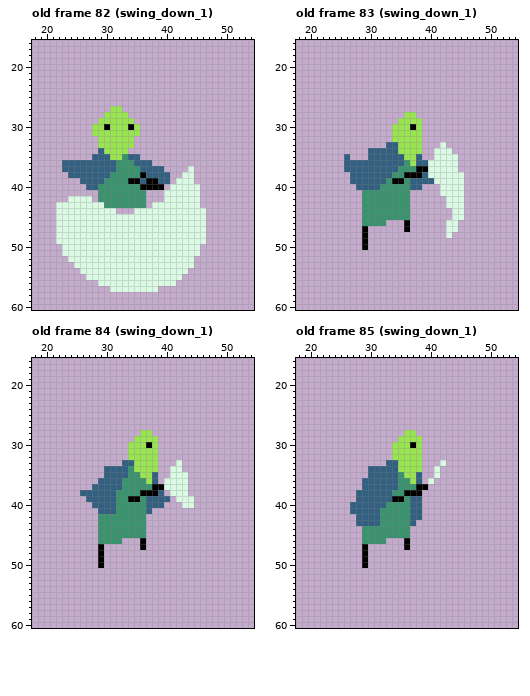
Two states of a pixel-art file, scenes/player/player.aseprite. Above is the file before it was changed.
64x64 pixels, 106 frames. Shown: old frame 82 (swing_down_1): x 18..54, y 16..60; old frame 83 (swing_down_1): x 18..54, y 16..60; old frame 84 (swing_down_1): x 18..54, y 16..60; old frame 85 (swing_down_1): x 18..54, y 16..60. The commit also changed other frames, which this record leaves out.
The result:
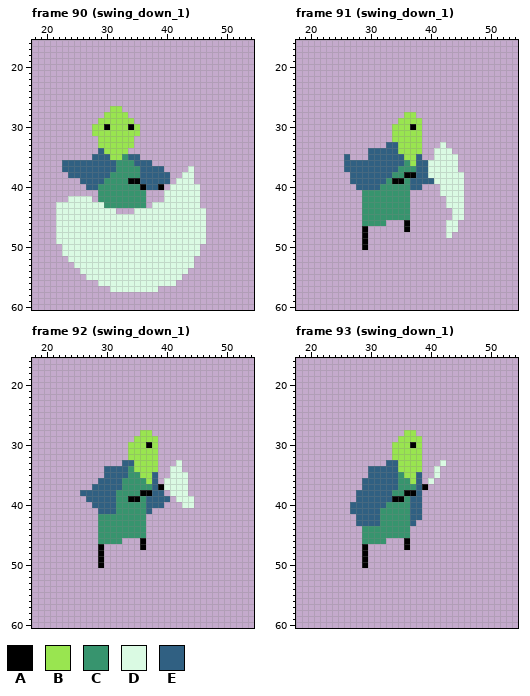
Palette (. is transparent): A #000000  B #99e550  C #37946e  D #dafae3  E #306082
Difference:
{"change": "frames 106 -> 114"}
{"where": "frame 90 (swing_down_1) against old frame 82 (swing_down_1)"}
{"frame":90,"y":38,"x":36,"old":"A","new":"E"}
{"frame":90,"y":39,"x":37,"old":"AA","new":"EE"}
{"frame":90,"y":40,"x":37,"old":"AA","new":"EE"}
{"where": "frame 91 (swing_down_1) against old frame 83 (swing_down_1)"}
{"frame":91,"y":37,"x":38,"old":"AA","new":"EE"}
{"frame":91,"y":38,"x":38,"old":"A","new":"E"}
{"where": "frame 92 (swing_down_1) against old frame 84 (swing_down_1)"}
{"frame":92,"y":37,"x":38,"old":"A","new":"E"}
{"frame":92,"y":38,"x":38,"old":"A","new":"E"}
{"where": "frame 93 (swing_down_1) against old frame 85 (swing_down_1)"}
{"frame":93,"y":37,"x":38,"old":"A","new":"E"}
{"frame":93,"y":38,"x":38,"old":"A","new":"E"}
{"label":"changed","picture_box":[140,172,158,190]}
{"label":"changed","picture_box":[416,166,428,178]}
{"label":"changed","picture_box":[152,484,158,496]}
{"label":"changed","picture_box":[416,484,422,496]}
